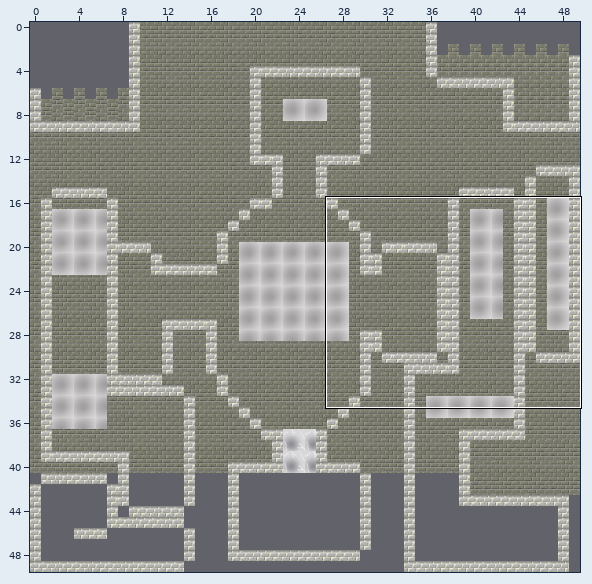
An edit to a level. Tiled map, tiled/premierNiveau.tmx. The picture above shows the old version from afar; the outline marks the close-up.
Close-up. Earlier state:
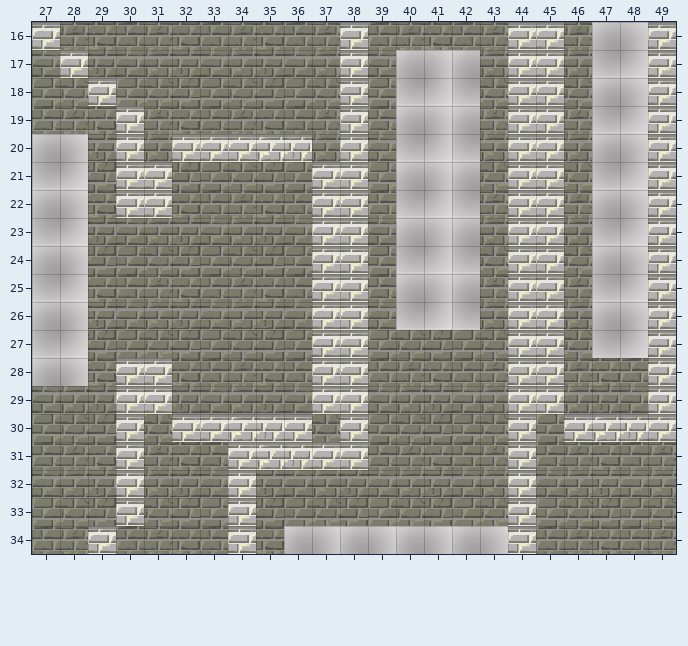
Cells are 32x32 px. Shown: x 27..49, y 16..34. The commit also changed other parts of the map, which this record leaves out.
Now the later version:
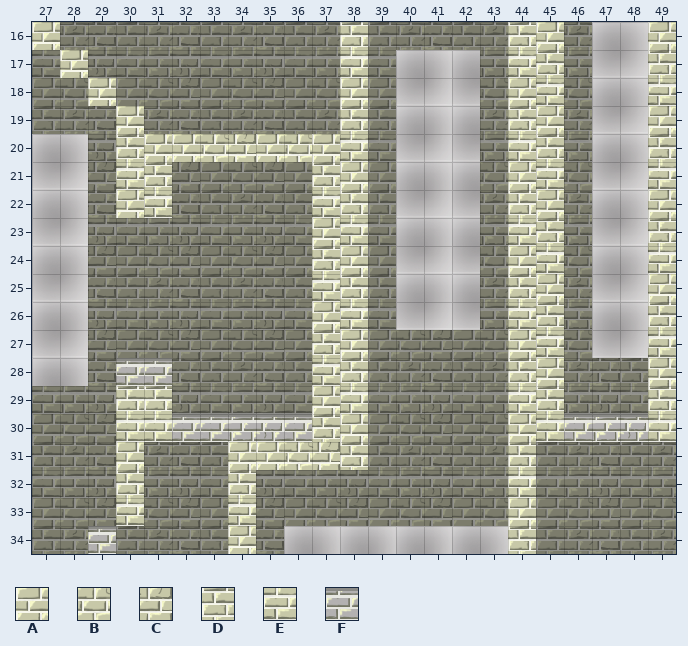
Key: from "tileset": A 0, B 1, C 2, D 50, E 100, F 150.
_ is an empty cell.
Tiles of an added or newly shown layer are drawn over the layers below it.
Difference:
{"where": "layer \"sol\""}
{"y":16,"x":45,"old":"F","new":"_"}
{"where": "layer \"deco\" (now shown)"}
{"y":16,"x":27,"old":"_","new":"A"}
{"y":16,"x":38,"old":"_","new":"D"}
{"y":16,"x":44,"old":"__","new":"DA"}
{"y":16,"x":49,"old":"_","new":"A"}
{"y":17,"x":28,"old":"_","new":"A"}
{"y":17,"x":38,"old":"_","new":"E"}
{"y":17,"x":44,"old":"__","new":"ED"}
{"y":17,"x":49,"old":"_","new":"D"}
{"y":18,"x":29,"old":"_","new":"A"}
{"y":18,"x":38,"old":"_","new":"A"}
{"y":18,"x":44,"old":"__","new":"AE"}
{"y":18,"x":49,"old":"_","new":"E"}
{"y":19,"x":30,"old":"_","new":"A"}
{"y":19,"x":38,"old":"_","new":"D"}
{"y":19,"x":44,"old":"__","new":"DA"}
{"y":19,"x":49,"old":"_","new":"A"}
{"y":20,"x":30,"old":"_________","new":"DAABCABAE"}
{"y":20,"x":44,"old":"__","new":"ED"}
{"y":20,"x":49,"old":"_","new":"D"}
{"y":21,"x":30,"old":"__","new":"ED"}
{"y":21,"x":37,"old":"__","new":"DA"}
{"y":21,"x":44,"old":"__","new":"AE"}
{"y":21,"x":49,"old":"_","new":"E"}
{"y":22,"x":30,"old":"__","new":"AE"}
{"y":22,"x":37,"old":"__","new":"ED"}
{"y":22,"x":44,"old":"__","new":"DA"}
{"y":22,"x":49,"old":"_","new":"A"}
{"y":23,"x":37,"old":"__","new":"AE"}
{"y":23,"x":44,"old":"__","new":"ED"}
{"y":23,"x":49,"old":"_","new":"D"}
{"y":24,"x":37,"old":"__","new":"DA"}
{"y":24,"x":44,"old":"__","new":"AE"}
{"y":24,"x":49,"old":"_","new":"E"}
{"y":25,"x":37,"old":"__","new":"ED"}
{"y":25,"x":44,"old":"__","new":"DA"}
{"y":25,"x":49,"old":"_","new":"A"}
{"y":26,"x":37,"old":"__","new":"AE"}
{"y":26,"x":44,"old":"__","new":"ED"}
{"y":26,"x":49,"old":"_","new":"D"}
{"y":27,"x":37,"old":"__","new":"DA"}
{"y":27,"x":44,"old":"__","new":"AE"}
{"y":27,"x":49,"old":"_","new":"E"}
{"y":28,"x":37,"old":"__","new":"ED"}
{"y":28,"x":44,"old":"__","new":"DA"}
{"y":28,"x":49,"old":"_","new":"A"}
{"y":29,"x":30,"old":"__","new":"DD"}
{"y":29,"x":37,"old":"__","new":"AE"}
{"y":29,"x":44,"old":"__","new":"ED"}
{"y":29,"x":49,"old":"_","new":"D"}
{"y":30,"x":30,"old":"__","new":"EE"}
{"y":30,"x":37,"old":"__","new":"DA"}
{"y":30,"x":44,"old":"__","new":"AE"}
{"y":30,"x":49,"old":"_","new":"E"}
{"y":31,"x":30,"old":"_","new":"A"}
{"y":31,"x":34,"old":"_____","new":"AABCD"}
{"y":31,"x":44,"old":"_","new":"D"}
{"y":32,"x":30,"old":"_","new":"D"}
{"y":32,"x":34,"old":"_","new":"D"}
{"y":32,"x":44,"old":"_","new":"E"}
{"y":33,"x":30,"old":"_","new":"E"}
{"y":33,"x":34,"old":"_","new":"E"}
{"y":33,"x":44,"old":"_","new":"A"}
{"y":34,"x":34,"old":"_","new":"A"}
{"y":34,"x":44,"old":"_","new":"D"}
{"label":"added","picture_box":[32,22,368,554]}
{"label":"changed","picture_box":[508,22,564,554]}
{"label":"added","picture_box":[648,22,676,441]}
